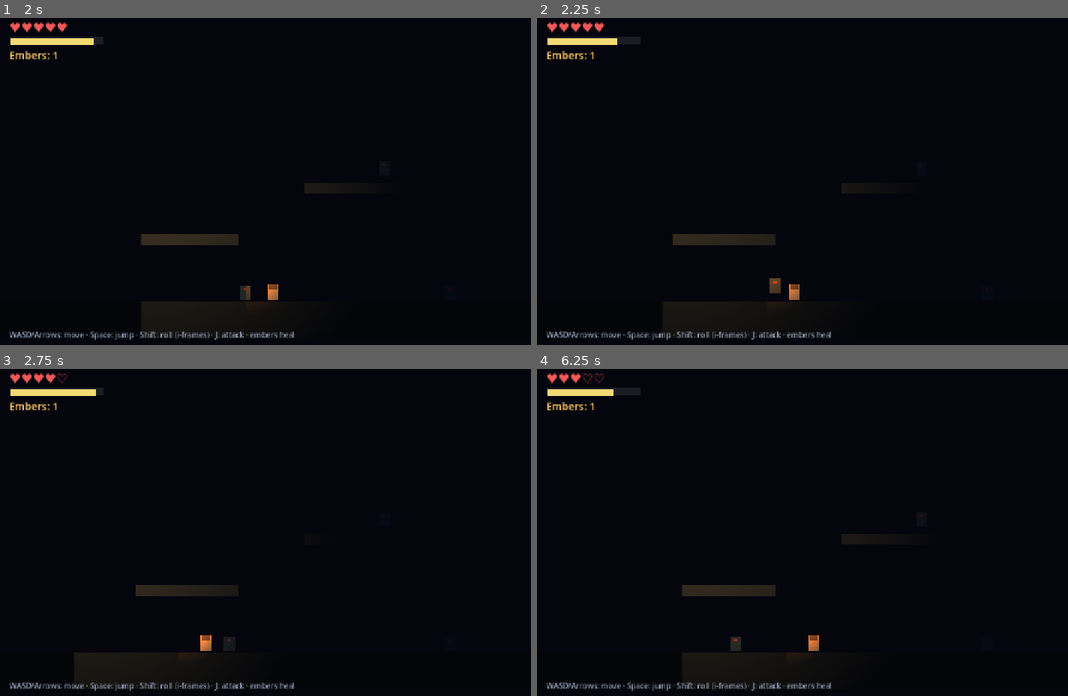
Above: before the commit, frames 1-4 (two rows, left to right).
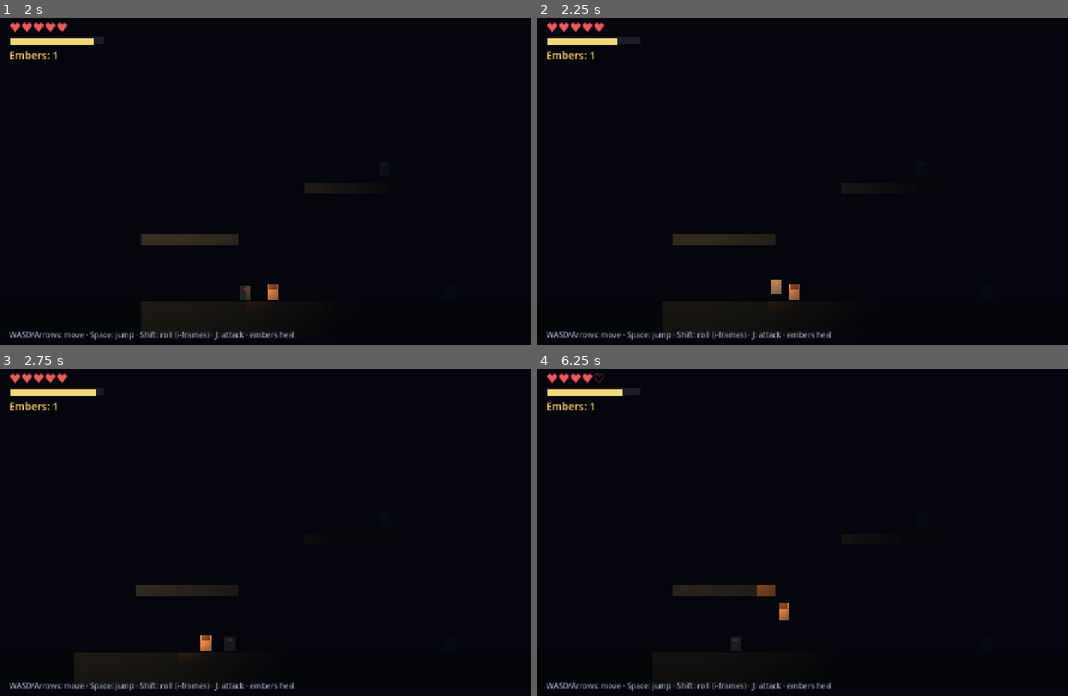
Above: after the commit, the same moments.

Repository: hugoborgplotnikov-boop/the-last-beacon
Game: Godot game, scene res://scenes/world.tscn
Same seed, same stepped clock (60 frames per second), same inputs: the game is played once before the commit and once after it.
Inputs:
- Up to frame 1 (2 s): tap Enter at 0.5 s; hold D (move_right) from 0.53 s (still down); tap J (attack) at 0.6, 1.55 s; tap Space (jump) at 0.77, 1.52 s; tap Shift (roll) at 0.8, 1.35 s
- Up to frame 2 (2.25 s): release D (move_right) at 2.03 s; hold A (move_left) from 2.03 s (still down); tap J (attack) at 2.1 s
- Up to frame 3 (2.75 s): keep holding A (move_left); tap Shift (roll) at 2.3 s
- Up to frame 4 (6.25 s): tap Shift (roll) at 2.85, 3.8, 4.35, 5.3, 5.85 s; tap Space (jump) at 3.02, 3.77, 4.52, 6.02 s; tap J (attack) at 3.05, 3.6, 4.55, 5.1, 6.05 s; release A (move_left) at 4.28 s; hold D (move_right) from 4.28 s (still down)

Frame 1 is identical in both runs. In frame 2, 0.1% of the frame differs, in the area x 43-47%, y 79-85%; in frame 3, less than 0.1%; in frame 4, 0.5%, in the area x 8-73%, y 1-88%.

Commit message:
fix(drill1): melee reach dead zone, continuous contact damage, post-death damage guard
Found by headless behavioral verification (simulated playthrough):
- attack box offset 26px left a 13px dead zone at melee range -> hits missed
  when an enemy hugged the player; moved to 16px
- contact damage fired only once per area entry, so hugging enemies stopped
  hurting after the first hit; replaced with a 1s damage tick while overlapping
- player health could drain below 0 after death; added dead-state guard

Diff:
--- a/dev/TheLastBeacon/scenes/player.tscn
+++ b/dev/TheLastBeacon/scenes/player.tscn
@@ -65,7 +65,7 @@
 collision_layer = 8
 collision_mask = 4
 monitoring = false
-position = Vector2(22, 2)
+position = Vector2(16, 2)
 
 [node name="CollisionShape2D" type="CollisionShape2D" parent="AttackBox"]
 shape = SubResource("Rect_attack")
--- a/dev/TheLastBeacon/scripts/enemy.gd
+++ b/dev/TheLastBeacon/scripts/enemy.gd
@@ -16,6 +16,7 @@
 var hp: int
 var dead := false
 var knockback_time := 0.0
+var touch_cooldown := 0.0
 var spawn_point := Vector2.ZERO
 
 @onready var body: Polygon2D = $Body
@@ -28,7 +29,6 @@
 	spawn_point = global_position
 	hp = max_hp
 	hurt_box.add_to_group("enemy_hurtbox")
-	touch_box.area_entered.connect(_on_touch_box_area_entered)
 	respawn_timer.timeout.connect(_respawn)
 
 
@@ -55,10 +55,14 @@
 		velocity.x = 0.0
 	move_and_slide()
 
-
-func _on_touch_box_area_entered(area: Area2D) -> void:
-	if area.get_parent().is_in_group("player"):
-		area.get_parent().take_damage(touch_damage, global_position)
+	# Contact damage ticks while the keeper is in reach — hugging must hurt.
+	touch_cooldown = maxf(touch_cooldown - delta, 0.0)
+	if touch_cooldown <= 0.0:
+		for area in touch_box.get_overlapping_areas():
+			if area.get_parent().is_in_group("player"):
+				area.get_parent().take_damage(touch_damage, global_position)
+				touch_cooldown = 1.0
+				break
 
 
 func take_damage(dmg: int, from_pos: Vector2) -> void:
--- a/dev/TheLastBeacon/scripts/player.gd
+++ b/dev/TheLastBeacon/scripts/player.gd
@@ -30,6 +30,7 @@
 var is_attacking := false
 var can_attack := true
 var i_frames := false
+var dead := false
 var spawn_point := Vector2.ZERO
 
 @onready var body: Polygon2D = $Body
@@ -109,7 +110,7 @@
 	stamina_changed.emit(stamina)
 	is_attacking = true
 	can_attack = false
-	attack_box.position = Vector2(26.0 * facing.x, 2.0)
+	attack_box.position = Vector2(16.0 * facing.x, 2.0)
 	attack_box.monitoring = true
 	await get_tree().create_timer(attack_duration).timeout
 	attack_box.monitoring = false
@@ -129,7 +130,7 @@
 
 
 func take_damage(dmg: int, from_pos: Vector2) -> void:
-	if i_frames or is_rolling:
+	if dead or i_frames or is_rolling:
 		return
 	health -= dmg
 	health_changed.emit(health)
@@ -157,12 +158,14 @@
 
 
 func die() -> void:
+	dead = true
 	died.emit()
 	visible = false
 	set_physics_process(false)
 
 
 func reset() -> void:
+	dead = false
 	global_position = spawn_point
 	velocity = Vector2.ZERO
 	health = max_health
